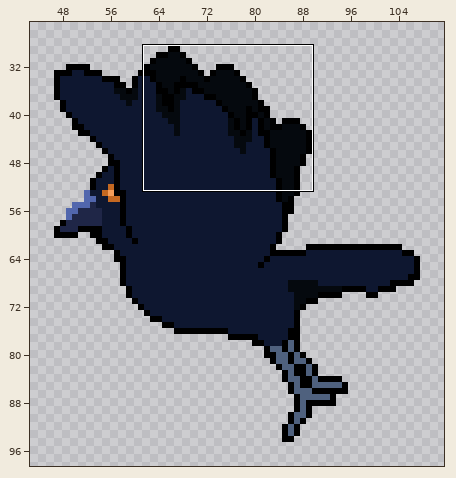
Pixel-art file: OpenGL/Content/images/bird_0.aseprite. Above: a wide view before the commit, with the close-up outlined.
Close-up. Before:
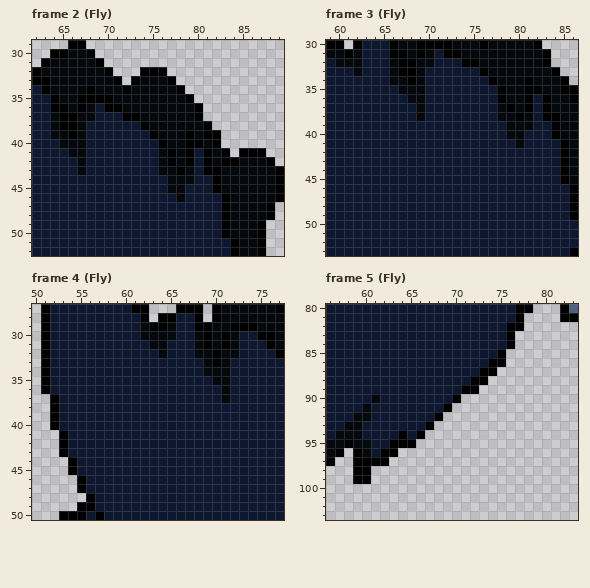
144x144 pixels, 6 frames. Shown: frame 2 (Fly): x 62..89, y 29..52; frame 3 (Fly): x 59..86, y 30..53; frame 4 (Fly): x 50..77, y 27..50; frame 5 (Fly): x 56..83, y 80..103. The wide view leaves out empty margins. The commit also changed other frames or places, which this record leaves out.
New version:
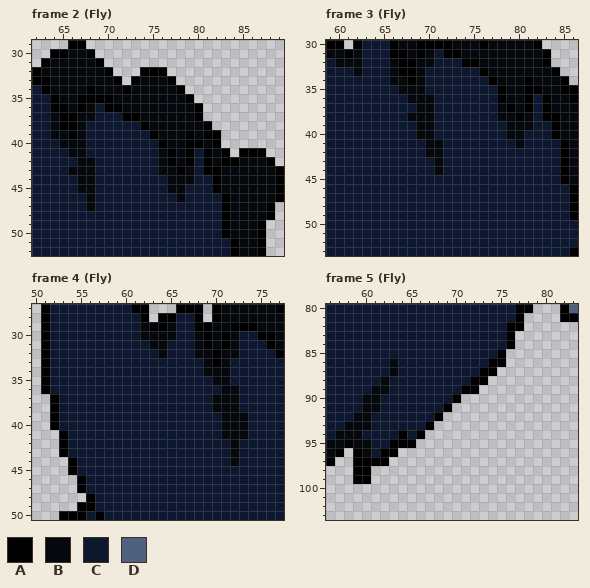
Palette (. is transparent): A #000000  B #05090e  C #0e1730  D #4f617e
Commit: I think I'm done with the flying animation. Will work on the craw animation next.
Change:
Changed rows in their new state; - is an unchanged pixel.
Frame 2 (Fly), layer "Layer 4":
first column x 66:
42 --B
43 B-B
44 -BB
45 -BB
46 --B
47 --B
Frame 3 (Fly), layer "Layer 4":
first column x 68:
36 --B-
37 --B-
38 B-B-
39 -BB-
40 -BB-
41 --BB
42 --BB
43 ---B
44 ---B
Frame 4 (Fly), layer "Layer 4":
first column x 70:
36 --B-
37 B-B-
38 BBB-
39 -BBB
40 -BBB
41 -BBB
42 --B-
43 --B-
44 --B-
Frame 5 (Fly), layer "Layer 4":
first column x 60:
 86 ---B
 87 ---B
 88 --B-
 89 -BB-
 90 B---
 91 -B--
 93 B---
